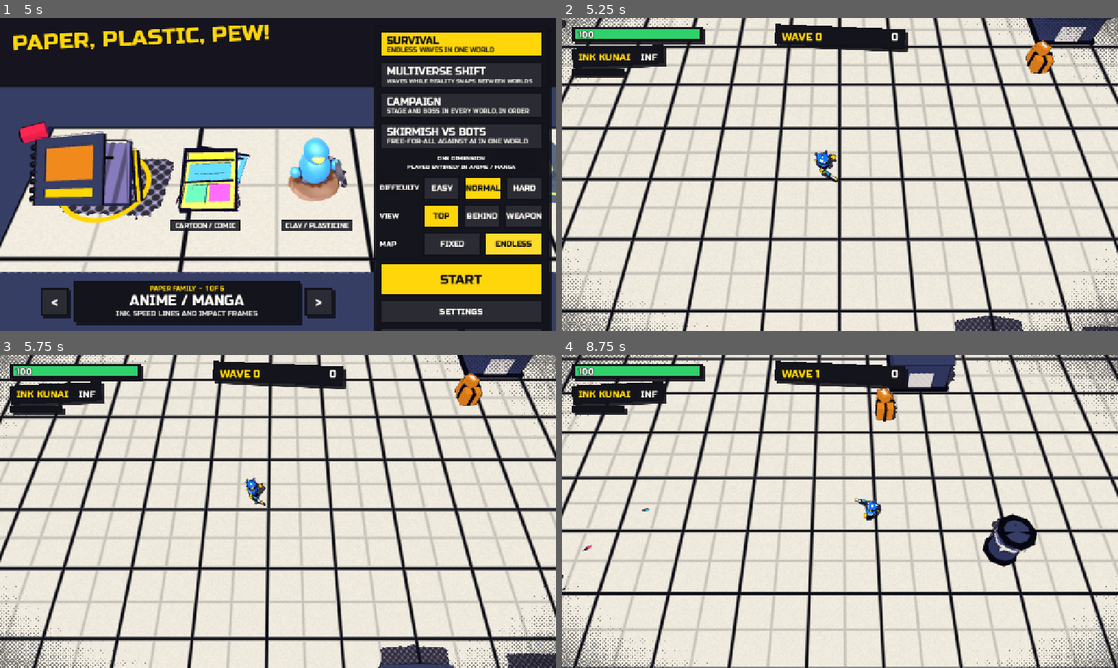
Above: before the commit, frames 1-4 (two rows, left to right).
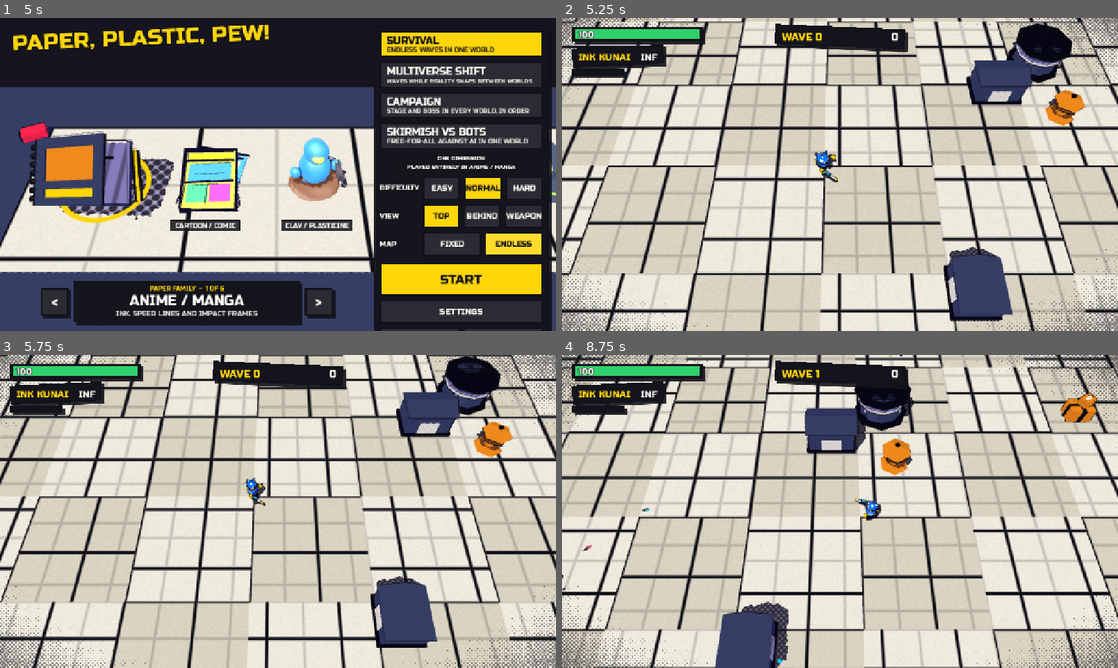
Above: after the commit, the same moments.

Repository: albertolicea00/paper-plastic-pew
Game: Godot game, scene res://core/main.tscn
The game is run twice, just before and just after one commit, with the same random seed, the same clock (stepped at 60 frames per second) and the same inputs.
Inputs (mouse positions are in pixels of both pictures, inside the frame that each line leads up to):
- Up to frame 1 (5 s): click "EASY" at 0.5 s; click "EASY" at 1.25 s; click "NORMAL" at 2 s; click "NORMAL" at 2.75 s; click "ENDLESS" at 3.5 s; click "ENDLESS" at 4.25 s
- Up to frame 2 (5.25 s): click "START" at 5 s
- Up to frame 3 (5.75 s): no input
- Up to frame 4 (8.75 s): tap Enter at 5.75 s; move the mouse to (962, 495) at 5.77 s; hold D (move_right) 5.78-6.5 s; tap Space (dash) at 5.85 s; click (962, 495) at 5.92 s; drag from (728, 527) to (812, 574) at 6.52 s; move the mouse to (895, 442) at 7.27 s; hold D (move_right) 7.28-8 s; tap Q (swap) at 7.35 s; drag from (812, 574) to (673, 464) at 8.02 s

Frame 1 is identical in both runs. In frame 2, 42% of the frame differs, in the area x 0-100%, y 0-100%; in frame 3, 42%; in frame 4, 44%.

Commit message:
feat(endless): seed each match differently and add the checker floor to streamed cells

Diff:
--- a/game/core/arena.gd
+++ b/game/core/arena.gd
@@ -18,6 +18,8 @@
 var endless = false
 var ground: Node3D
 var chunks: Dictionary = {}
+# A fresh world every match, so the endless map is never the same layout twice.
+var world_seed = 0
 
 func build(spec: Dictionary) -> void:
 	title = spec.get("name", "Arena")
@@ -56,6 +58,7 @@
 	endless = true
 	title = "Endless " + Dimensions.hub.active.family
 	player_start = Vector3.ZERO
+	world_seed = randi()
 	ground = Node3D.new()
 	add_child(ground)
 	var span = CELL * (CELL_RADIUS * 2 + 3)
@@ -85,11 +88,22 @@
 		if absi(cell.x - here.x) > CELL_RADIUS + 1 or absi(cell.y - here.y) > CELL_RADIUS + 1:
 			_drop_chunk(cell)
 
-# Deterministic props for one cell: a couple of blocks, origin kept clear.
+# Props and a 7-unit checker for one cell. Seeded by cell AND the match's
+# world_seed, so the same spot differs every match. 7 divides CELL, so the
+# checker stays aligned as the follow-floor jumps in CELL steps.
 func _make_chunk(cell: Vector2i) -> void:
-	chunks[cell] = []
+	var chunk = {"props": [], "tiles": []}
+	chunks[cell] = chunk
+	# Checker tiles (floor_alt), two sub-tiles of the cell on average.
+	for sx in 2:
+		for sz in 2:
+			if (cell.x * 2 + sx + cell.y * 2 + sz) % 2 == 0:
+				var tile = PlaneMesh.new()
+				tile.size = Vector2(CELL * 0.5, CELL * 0.5)
+				var at = Vector3((cell.x + 0.25 + sx * 0.5) * CELL, 0.02, (cell.y + 0.25 + sz * 0.5) * CELL)
+				chunk.tiles.append(_mesh(tile, at, "floor", "floor_alt"))
 	var rng = RandomNumberGenerator.new()
-	rng.seed = hash(cell)
+	rng.seed = hash(cell) ^ world_seed
 	for i in rng.randi_range(0, 2):
 		var at = Vector3((cell.x + rng.randf()) * CELL, 0, (cell.y + rng.randf()) * CELL)
 		if at.length() < CLEAR_RADIUS:
@@ -98,18 +112,20 @@
 		var shape = "cylinder" if rng.randf() < 0.4 else "box"
 		var extent: Vector3
 		if wall:
-			extent = Vector3(rng.randf_range(2, 5), rng.randf_range(1.6, 2.6), rng.randf_range(2, 5) if shape == "box" else rng.randf_range(2, 5))
+			extent = Vector3(rng.randf_range(2, 5), rng.randf_range(1.6, 2.6), rng.randf_range(2, 5))
 		else:
 			extent = Vector3(rng.randf_range(1.2, 2.2), rng.randf_range(1.0, 1.6), rng.randf_range(1.2, 2.2))
 		if shape == "cylinder":
 			extent.z = extent.x
-		chunks[cell].append(_block(at, extent, "wall" if wall else "prop", "wall" if wall else "prop", shape, true))
+		chunk.props.append(_block(at, extent, "wall" if wall else "prop", "wall" if wall else "prop", shape, true))
 
 func _drop_chunk(cell: Vector2i) -> void:
-	for prop in chunks[cell]:
+	for prop in chunks[cell].props:
 		blocks.erase(prop.entry)
 		prop.holder.queue_free()
 		prop.body.queue_free()
+	for tile in chunks[cell].tiles:
+		tile.queue_free()
 	chunks.erase(cell)
 
 ## A spawn point on a ring around the player, for endless waves. When the
